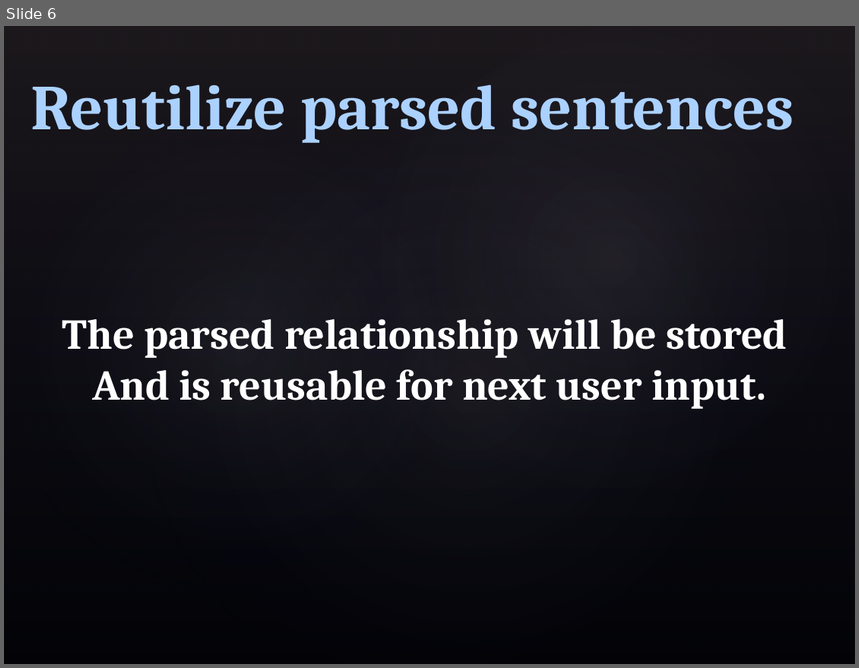
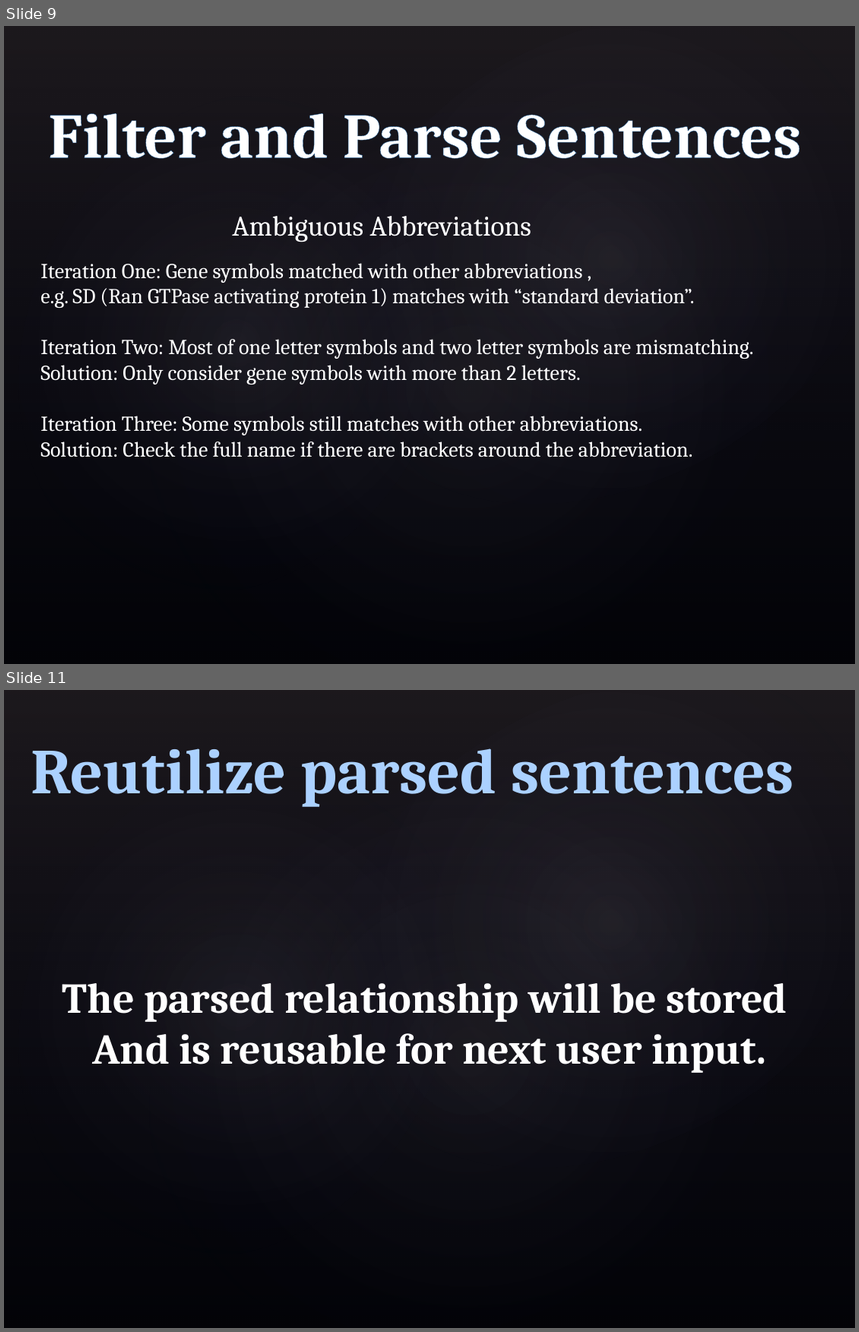
Before and after one commit to philloooo/stringAlgo-project, a slide deck: workflow.pptx. Shown one above the other, each under a label of ours: slide 6 before the commit, slides 9 and 11 after it; the slides between them are not shown. The pictures are 859x668 and 859x1332 pixels, drawn with LibreOffice and Linux fonts; fonts in the diff are those of the drawing; background and template pictures are left out. Boxes give left, top, right and bottom in pixels: in the first picture for what was removed or moved away, otherwise in the second. Text is boxed around its words. In the diff, an @@ line names an element or a change of style, - is before the commit and + after.

```diff
--- a/workflow.pptx
+++ b/workflow.pptx
@@ slide 9 added at [4,26,855,664], background picture (left out); not listed: 4 template elements that a slide beside it also shows @@
@@ text added at [48,113,801,159], 54 pt, text #FFFFFF, bold @@
+Filter and Parse Sentences
@@ text added at [232,216,531,243], 24 pt, text #FFFFFF @@
+Ambiguous Abbreviations
@@ text added at [40,263,753,458], 18 pt, text #FFFFFF @@
+Iteration One: Gene symbols matched with other abbreviations ,
+e.g. SD (Ran GTPase activating protein 1) matches with “standard deviation”.
+Iteration Two: Most of one letter symbols and two letter symbols are mismatching.
+Solution: Only consider gene symbols with more than 2 letters.
+Iteration Three: Some symbols still matches with other abbreviations.
+Solution: Check the full name if there are brackets around the abbreviation.
@@ what was slide 6 is now slide 11 @@
```
Also in this commit, not shown: 4 slides changed, 5 other slides added, 1 slide removed, 36 other files.
